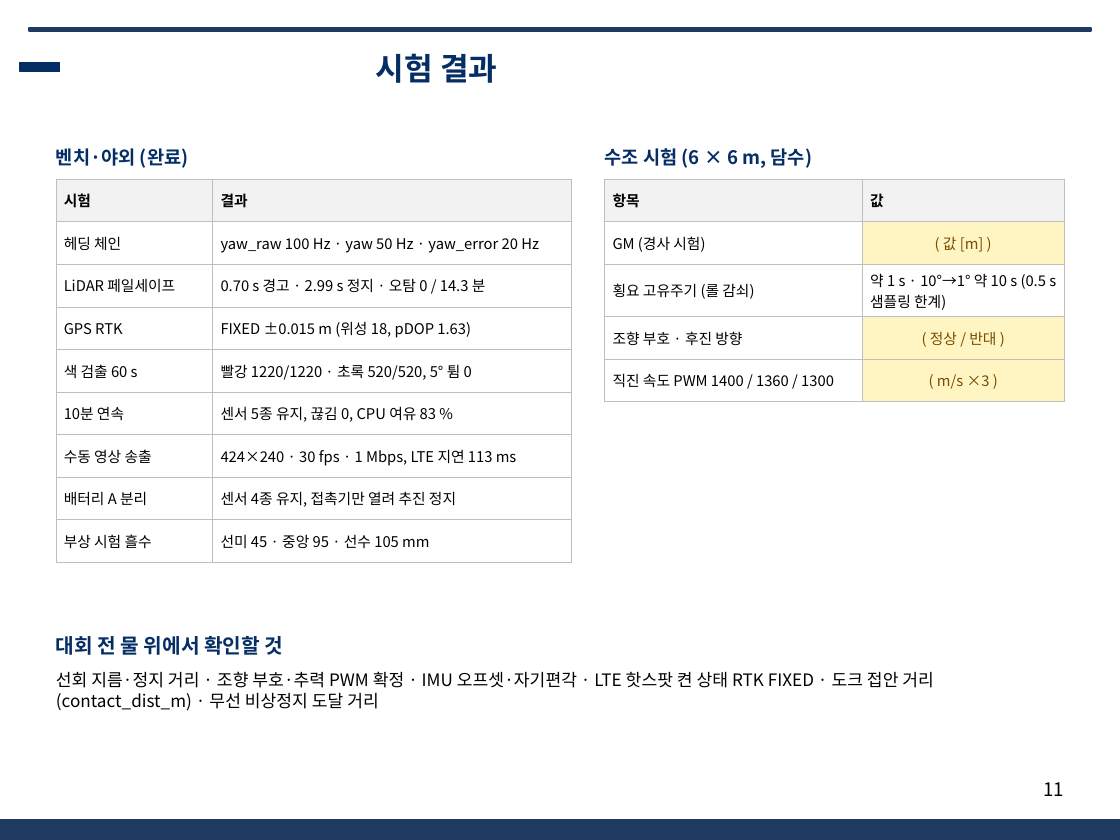
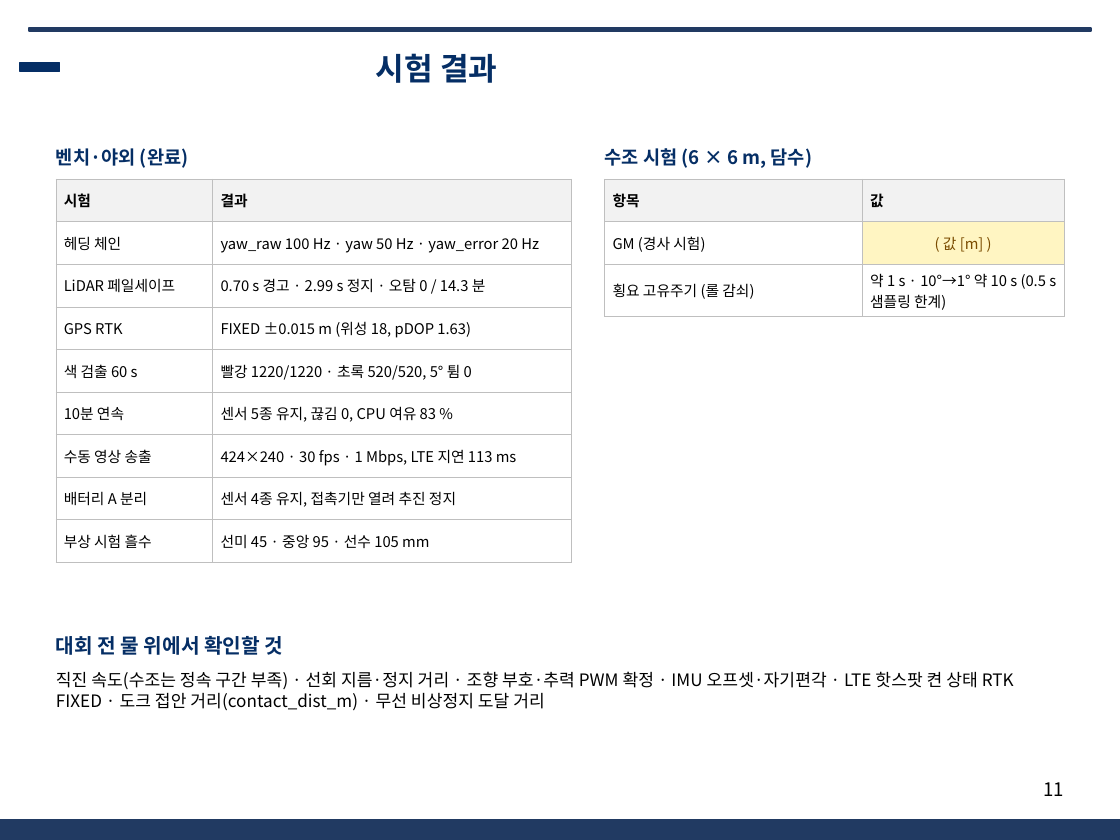
Before and after one commit to unmatsutake377-rgb/ros2_ws, a slide deck: slide 11 of docs/전달용/보고서_분담/발표자료_SSF_A.pptx. Drawn at 1120x840 pixels with LibreOffice and Linux fonts; fonts in the diff are those of the drawing; background and template pictures are left out. Boxes give left, top, right and bottom in pixels: in the first picture for what was removed or moved away, otherwise in the second. Text is boxed around its words. In the diff, an @@ line names an element or a change of style, - is before the commit and + after.

```diff
--- a/docs/전달용/보고서_분담/발표자료_SSF_A.pptx
+++ b/docs/전달용/보고서_분담/발표자료_SSF_A.pptx
@@ table at box(605, 179, 1064, 314) @@
-row 4: 조향 부호 · 후진 방향 | ( 정상 / 반대 )
-row 5: 직진 속도 PWM 1400 / 1360 / 1300 | ( m/s ×3 )
@@ text at box(56, 671, 1014, 710): text changed @@
-선회 지름·정지 거리 · 조향 부호·추력 PWM 확정 · IMU 오프셋·자기편각 · LTE 핫스팟 켠 상태 RTK FIXED · 도크 접안 거리(contact_dist_m) · 무선 비상정지 도달 거리
+직진 속도(수조는 정속 구간 부족) · 선회 지름·정지 거리 · 조향 부호·추력 PWM 확정 · IMU 오프셋·자기편각 · LTE 핫스팟 켠 상태 RTK FIXED · 도크 접안 거리(contact_dist_m) · 무선 비상정지 도달 거리
```
Also in this commit, not shown: 8 other files.
